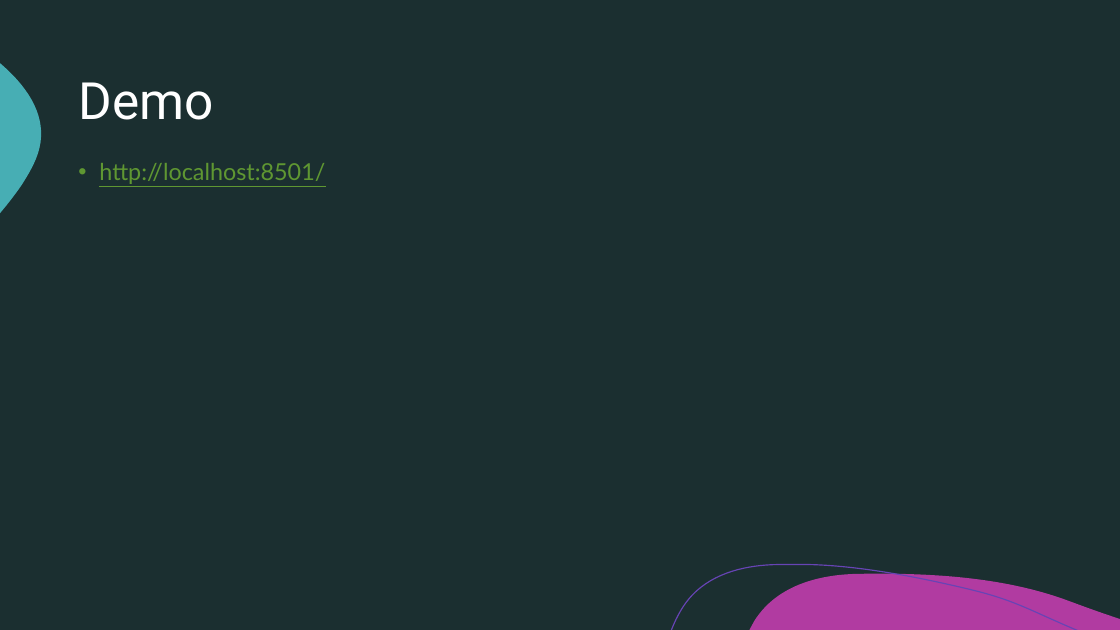
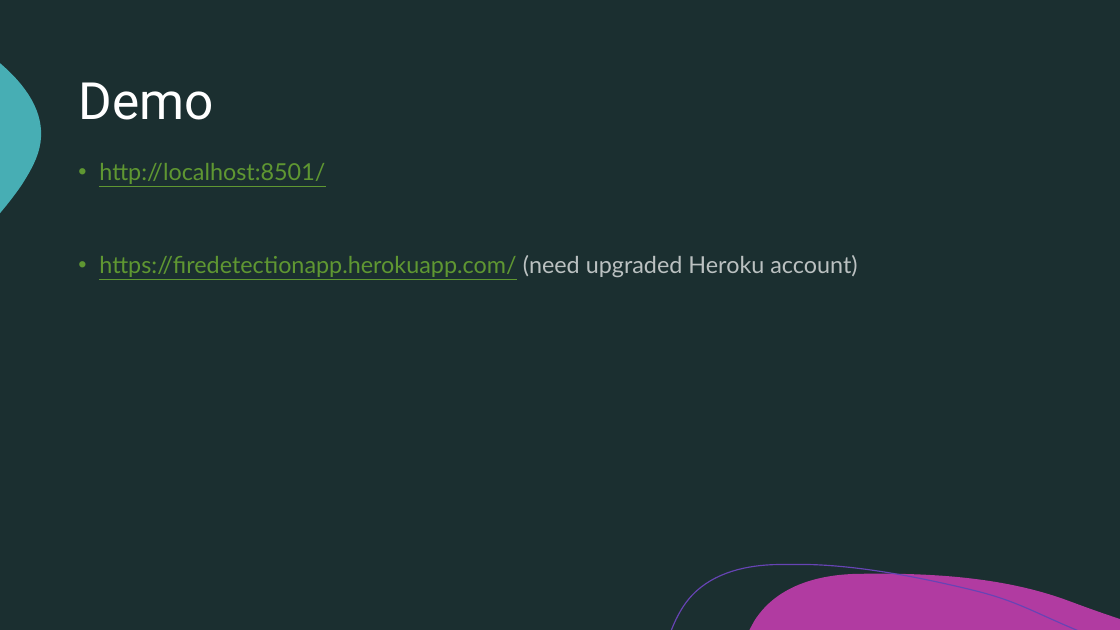
Before and after one commit to xmjcc/capstone, a slide deck: slide 7 of doc/capstonefinalpresentation.pptx. Drawn at 1120x630 pixels with LibreOffice and Linux fonts; fonts in the diff are those of the drawing. Boxes give left, top, right and bottom in pixels: in the first picture for what was removed or moved away, otherwise in the second. Text is boxed around its words. In the diff, an @@ line names an element or a change of style, - is before the commit and + after.

```diff
--- a/doc/capstonefinalpresentation.pptx
+++ b/doc/capstonefinalpresentation.pptx
@@ text at box(99, 255, 857, 277): paragraph added @@
+• https://firedetectionapp.herokuapp.com/ (need upgraded Heroku account)
```
Also in this commit, not shown: 5 other slides changed, 2 other files.
